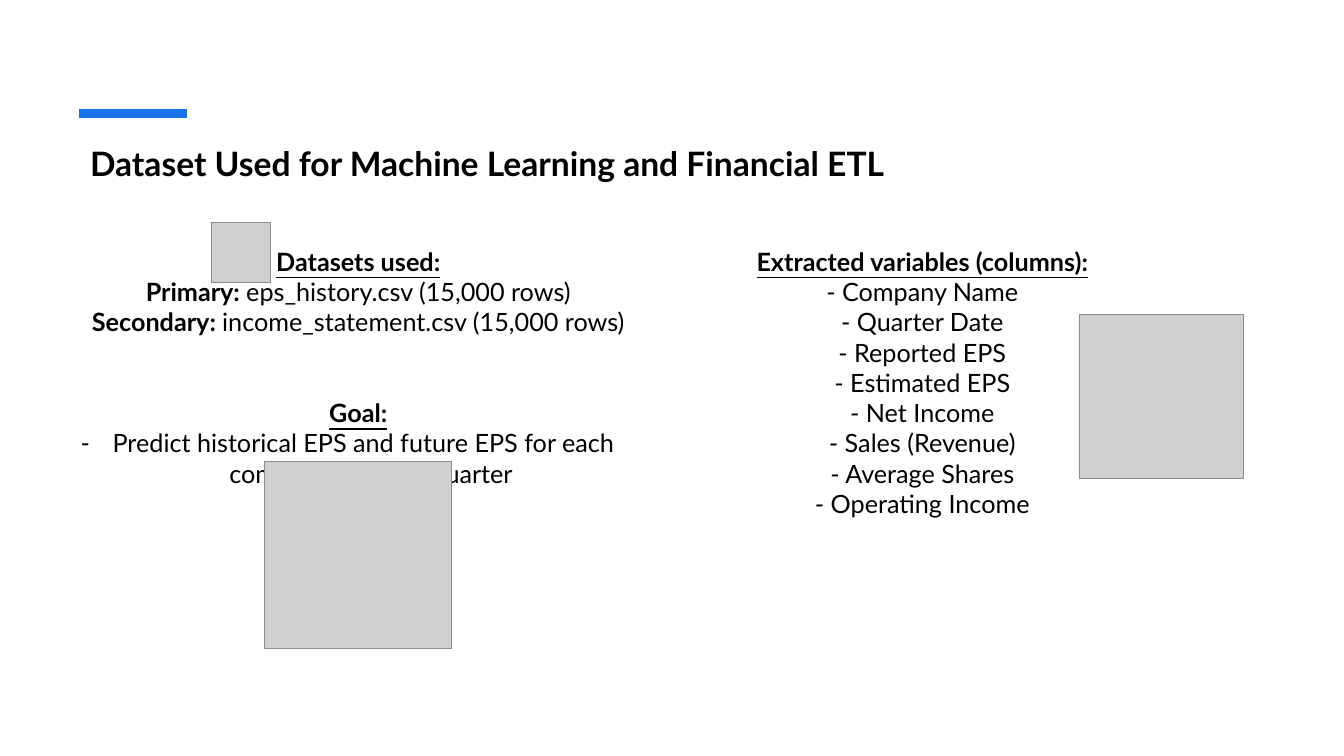
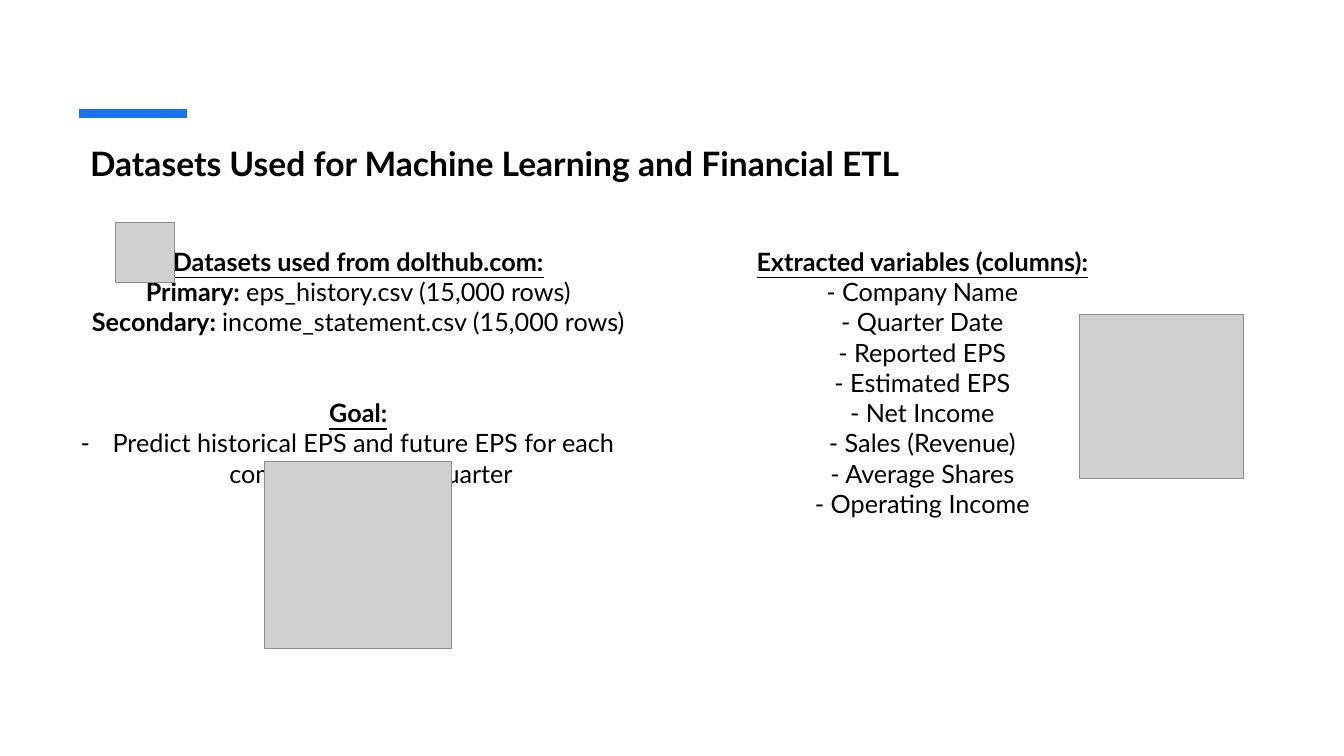
Before and after one commit to jayxu9000/epsPredictor, a slide deck: slide 4 of environment/Capstone Presentation Slides.pptx (slide 3 before the commit). Drawn at 1344x756 pixels with LibreOffice and Linux fonts; fonts in the diff are those of the drawing; grey boxes stand for pictures. Boxes give left, top, right and bottom in pixels: in the first picture for what was removed or moved away, otherwise in the second. Text is boxed around its words. In the diff, an @@ line names an element or a change of style, - is before the commit and + after.

Commit message:
Corrected presentation typos and reran my code

```diff
--- a/environment/Capstone Presentation Slides.pptx
+++ b/environment/Capstone Presentation Slides.pptx
@@ title at bbox=[90, 151, 899, 182]: text changed @@
-Dataset Used for Machine Learning and Financial ETL
+Datasets Used for Machine Learning and Financial ETL
@@ picture: place and size @@
-picture at bbox=[212, 223, 271, 282]
+picture at bbox=[116, 223, 175, 282]
@@ text at bbox=[173, 249, 543, 275]: text changed @@
-Datasets used:
+Datasets used from dolthub.com:
```
Also in this commit, not shown: 3 other slides changed, 2 slides added, 53 other files.
